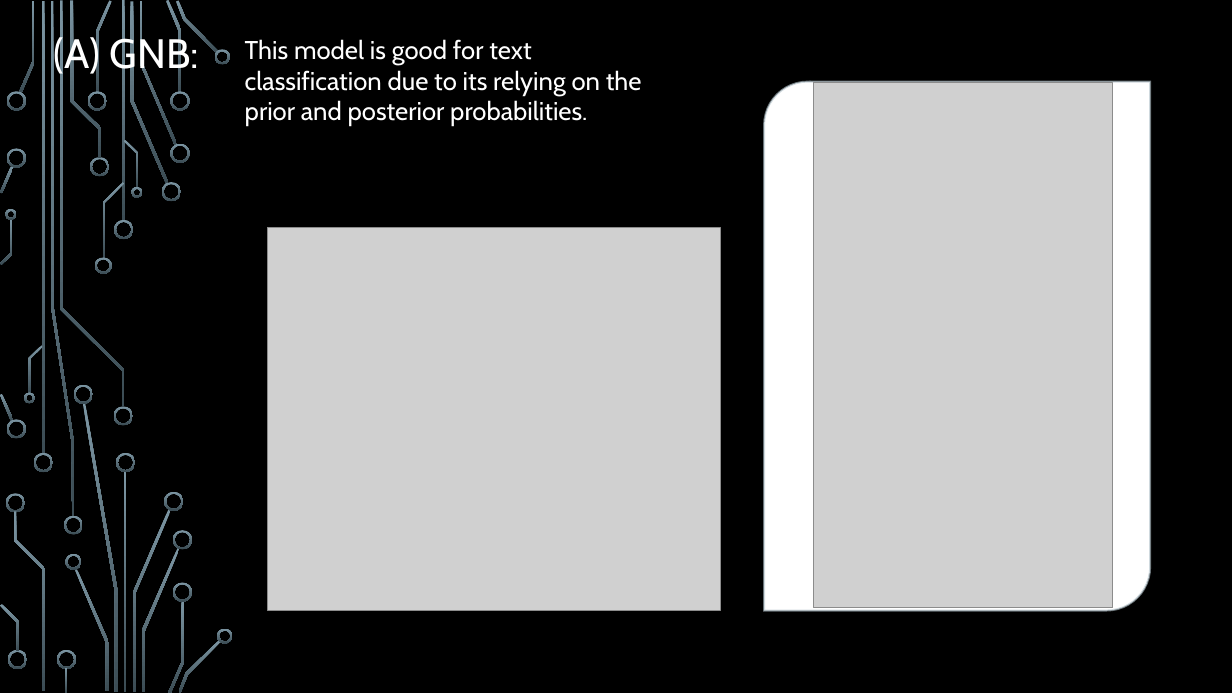
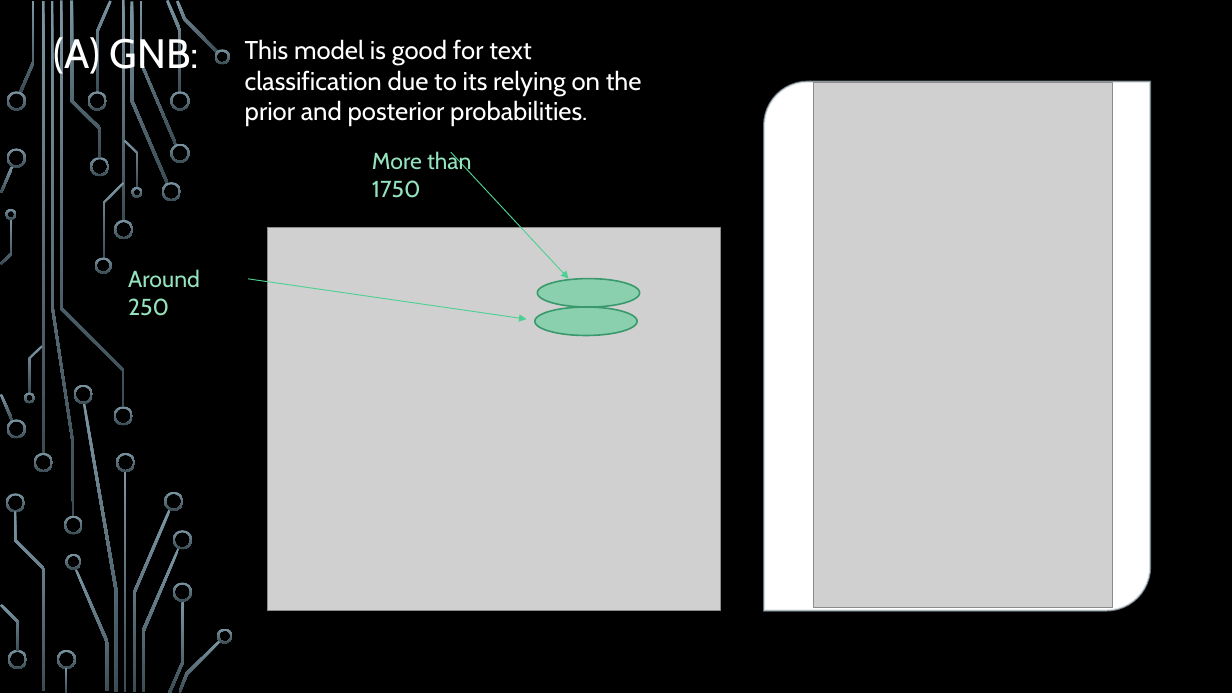
Before and after one commit to sandy-ja/Comp-472-assignment-1, a slide deck: slide 3 of Presentation.pptx. Drawn at 1232x693 pixels with LibreOffice and Linux fonts; fonts in the diff are those of the drawing; grey boxes stand for pictures; background and template pictures are left out. Boxes give left, top, right and bottom in pixels: in the first picture for what was removed or moved away, otherwise in the second. Text is boxed around its words. In the diff, an @@ line names an element or a change of style, - is before the commit and + after.

```diff
--- a/Presentation.pptx
+++ b/Presentation.pptx
@@ text added at [372,151,471,198], 18 pt, text #95E3BE @@
+More than 1750
@@ arrow added from (451, 152) to (568, 279), #4FD093 0.75 pt @@
@@ text added at [128,269,200,316], 18 pt, text #95E3BE @@
+Around 250
@@ arrow added from (248, 279) to (527, 319), #4FD093 0.75 pt @@
@@ ellipse added at [538,279,640,308], fill #4FD093 at 54% opacity, outline #3A9A6D 1.25 pt @@
@@ ellipse added at [535,307,638,335], fill #4FD093 at 54% opacity, outline #3A9A6D 1.25 pt @@
```
Also in this commit, not shown: 1 other slide changed.
